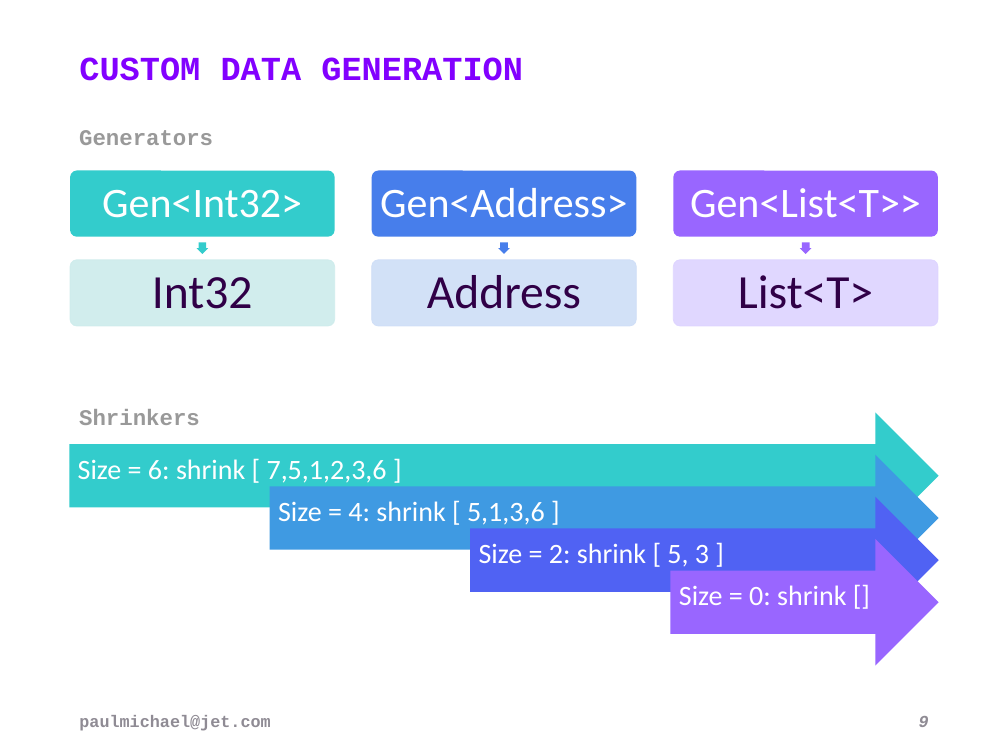
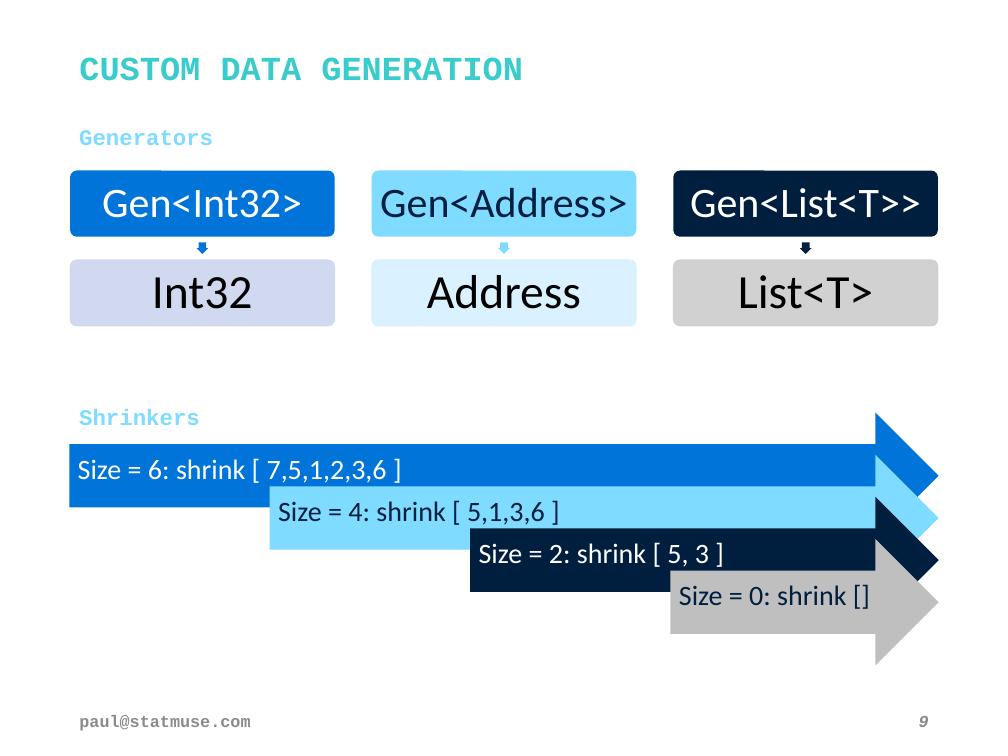
Before and after one commit to pblasucci/quickpbt, a slide deck: slide 9 of quickpbt.pptx. Drawn at 1008x756 pixels with LibreOffice and Linux fonts; fonts in the diff are those of the drawing; background and template pictures are left out. Boxes give left, top, right and bottom in pixels: in the first picture for what was removed or moved away, otherwise in the second. Text is boxed around its words. In the diff, an @@ line names an element or a change of style, - is before the commit and + after.

Commit message:
updated slide deck (statmuse); added pdf version of presentation

```diff
--- a/quickpbt.pptx
+++ b/quickpbt.pptx
@@ title "CUSTOM DATA GENERATION" at bbox=[79, 57, 523, 81]: text colour #8200FF to #39CCCC @@
@@ text "Generators" at bbox=[79, 130, 213, 145]: text colour #999999 to #7FDBFF @@
@@ fill #33CCCC to #0074D9 in 3 elements at bbox=[197, 243, 208, 254], bbox=[70, 412, 938, 539], bbox=[71, 170, 335, 237] @@
@@ rounded rectangle at bbox=[372, 170, 636, 237]: fill #477EEB to #7FDBFF @@
@@ rounded rectangle at bbox=[673, 170, 937, 237]: fill #9966FF to #001F3F @@
@@ rounded rectangle at bbox=[71, 260, 335, 327]: fill #CEECEC at 90% opacity to #CCD6F1 at 90% opacity; outline #CEECEC 0.5 pt to #CCD6F1 0.5 pt @@
@@ rounded rectangle at bbox=[372, 260, 636, 327]: fill #CFDEF7 at 90% opacity to #D8F1FF at 90% opacity; outline #CFDEF7 0.5 pt to #D8F1FF 0.5 pt @@
@@ right arrow at bbox=[498, 243, 509, 254]: fill #477EEB to #7FDBFF @@
@@ rounded rectangle at bbox=[673, 260, 937, 327]: fill #DED4FF at 90% opacity to #CCCDCF at 90% opacity; outline #DED4FF 0.5 pt to #CCCDCF 0.5 pt @@
@@ text colour #300047 to #000000 in 3 elements at bbox=[152, 277, 253, 309], bbox=[427, 275, 581, 309], bbox=[738, 275, 873, 309] @@
@@ right arrow at bbox=[800, 243, 811, 254]: fill #9966FF to #001F3F @@
@@ text "Shrinkers" at bbox=[79, 409, 200, 425]: text colour #999999 to #7FDBFF @@
@@ right arrow at bbox=[270, 455, 939, 582]: fill #3F9AE2 to #7FDBFF @@
@@ right arrow at bbox=[470, 497, 938, 624]: fill #5062F3 to #001F3F @@
@@ right arrow at bbox=[670, 539, 938, 666]: fill #9966FF to #BFBFBF @@
@@ text colour #FFFFFF to #001F3F in 3 elements at bbox=[380, 188, 627, 218], bbox=[278, 501, 545, 525], bbox=[679, 585, 846, 605] @@
@@ text at bbox=[79, 715, 250, 731]: text changed; text colour #8F8C95 to #8C8C8C @@
-paulmichael@jet.com
+paul@statmuse.com
```
Also in this commit, not shown: 22 other slides changed, 1 other file.
